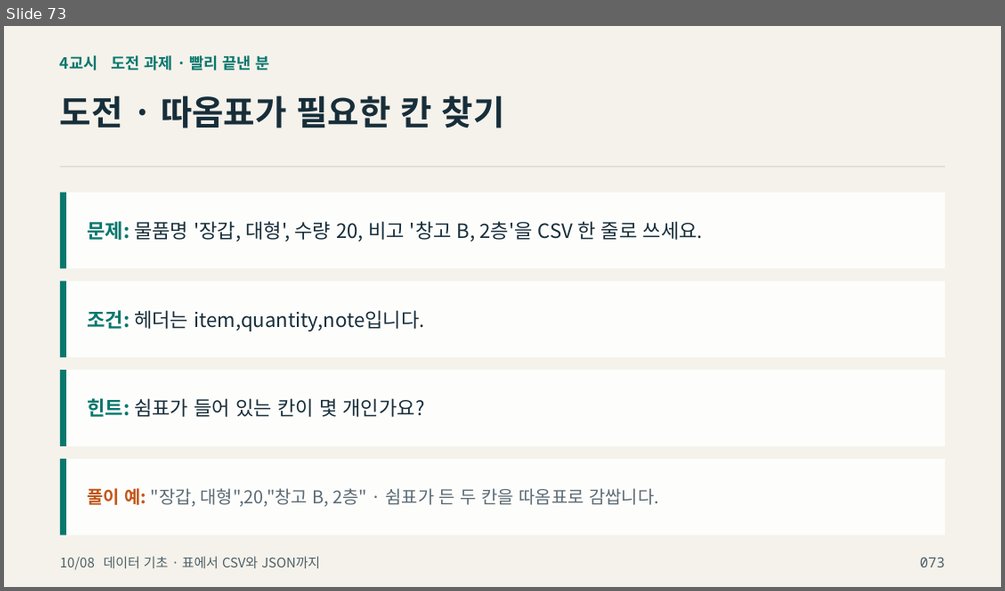
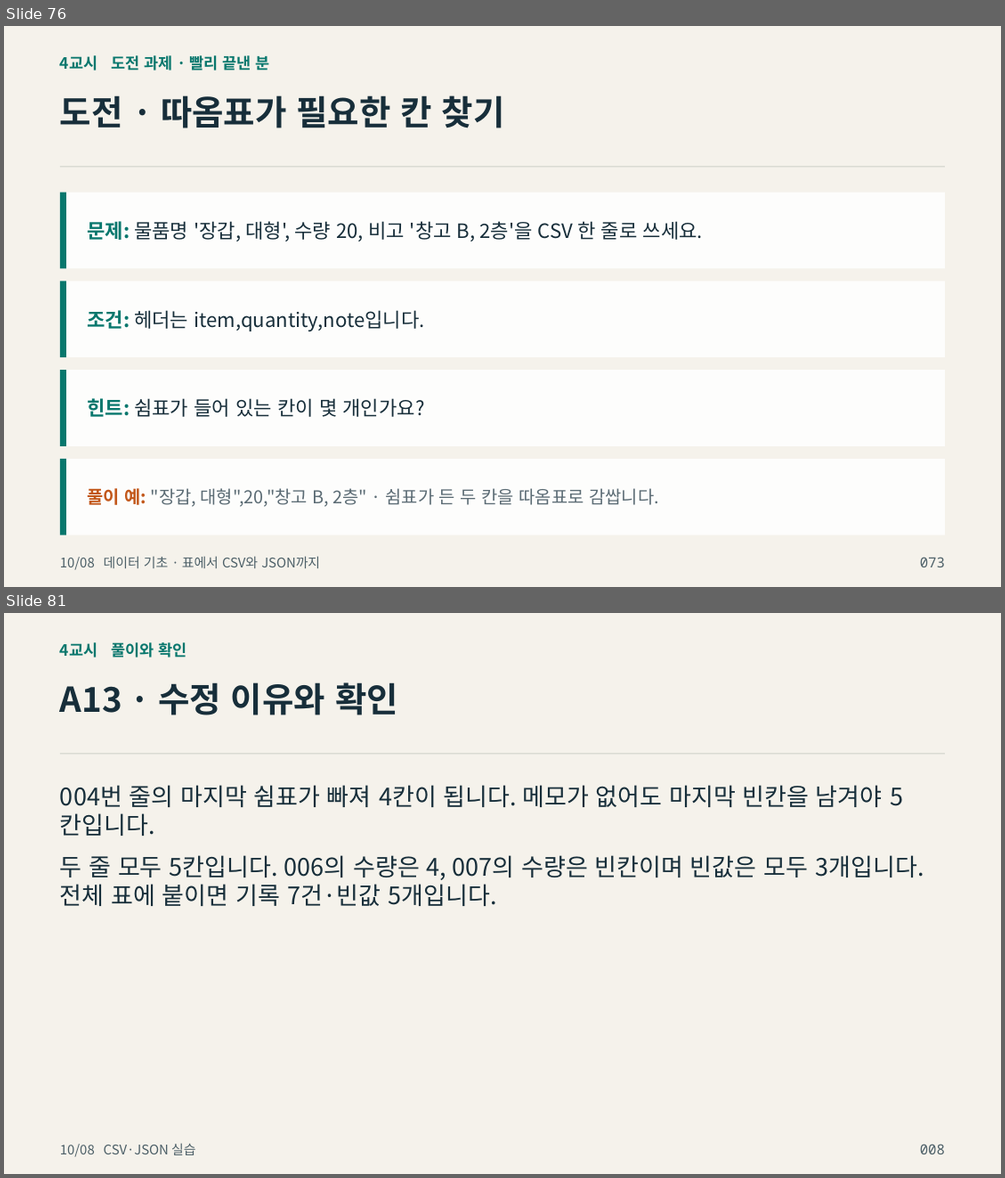
Before and after one commit to zeusk302-png/kdigital-physical-ai, a slide deck: downloads/2026-10-08/readable-slides.pptx. Shown one above the other, each under a label of ours: slide 73 before the commit, slides 76 and 81 after it; the slides between them are not shown. The pictures are 1005x591 and 1005x1178 pixels, drawn with LibreOffice and Linux fonts; fonts in the diff are those of the drawing; background and template pictures are left out. Boxes give left, top, right and bottom in pixels: in the first picture for what was removed or moved away, otherwise in the second. Text is boxed around its words. In the diff, an @@ line names an element or a change of style, - is before the commit and + after.

Commit message:
Expand beginner CSV and JSON practice with repair and original writing

```diff
--- a/downloads/2026-10-08/readable-slides.pptx
+++ b/downloads/2026-10-08/readable-slides.pptx
@@ slide 81 added at (x1=4, y1=613, x2=1001, y2=1174), background picture (left out) @@
@@ text added at (x1=60, y1=642, x2=186, y2=657), 15 pt, text #08776D, bold @@
+4교시 풀이와 확인
@@ text added at (x1=60, y1=682, x2=398, y2=715), 33 pt, text #172E3A, bold @@
+A13 · 수정 이유와 확인
@@ rectangle added at (x1=60, y1=754, x2=945, y2=755), fill #CDCFC7 @@
@@ text added at (x1=60, y1=785, x2=882, y2=807), 23.2 pt, text #172E3A @@
+004번 줄의 마지막 쉼표가 빠져 4칸이 됩니다. 메모가 없어도 마지막 빈칸을 남겨야 5칸입니다.
@@ text added at (x1=60, y1=855, x2=925, y2=906), 23.2 pt, text #172E3A @@
+두 줄 모두 5칸입니다. 006의 수량은 4, 007의 수량은 빈칸이며 빈값은 모두 3개입니다. 전체 표에 붙이면 기록 7건·빈값 5개입니다.
@@ text added at (x1=60, y1=1143, x2=195, y2=1157), 12.8 pt, text #4D6068 @@
+10/08 CSV·JSON 실습
@@ text added at (x1=920, y1=1143, x2=945, y2=1154), 13.5 pt, text #4D6068 @@
+008
@@ what was slide 73 is now slide 76 @@
```
Also in this commit, not shown: 49 other slides added, 56 other files.
